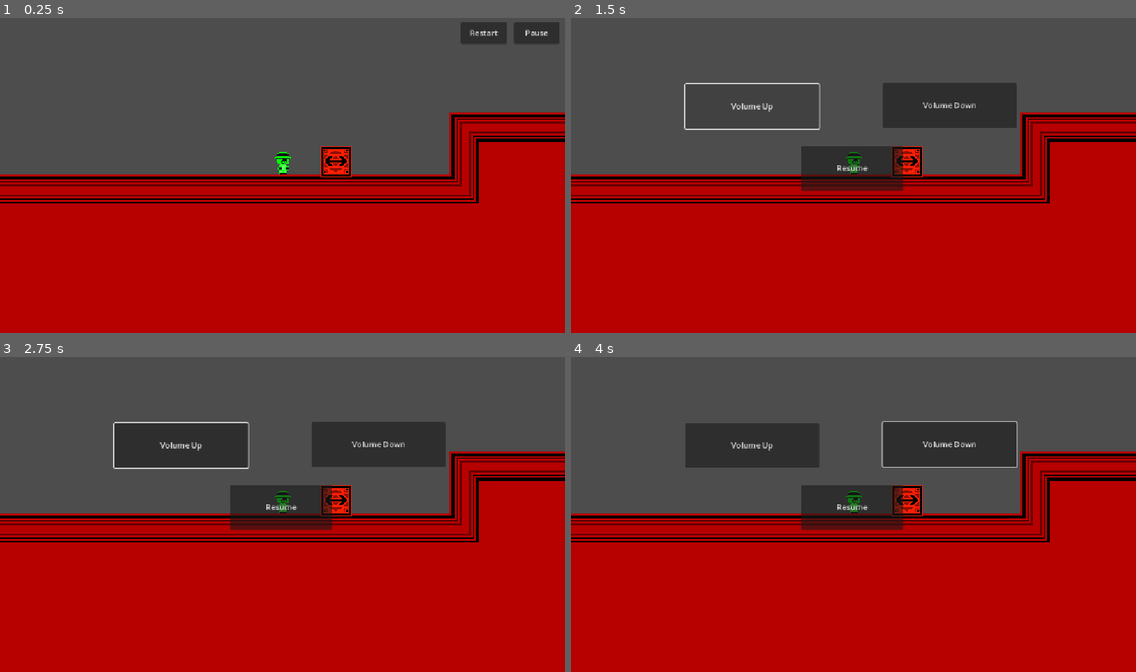
Above: before the commit, frames 1-4 (two rows, left to right).
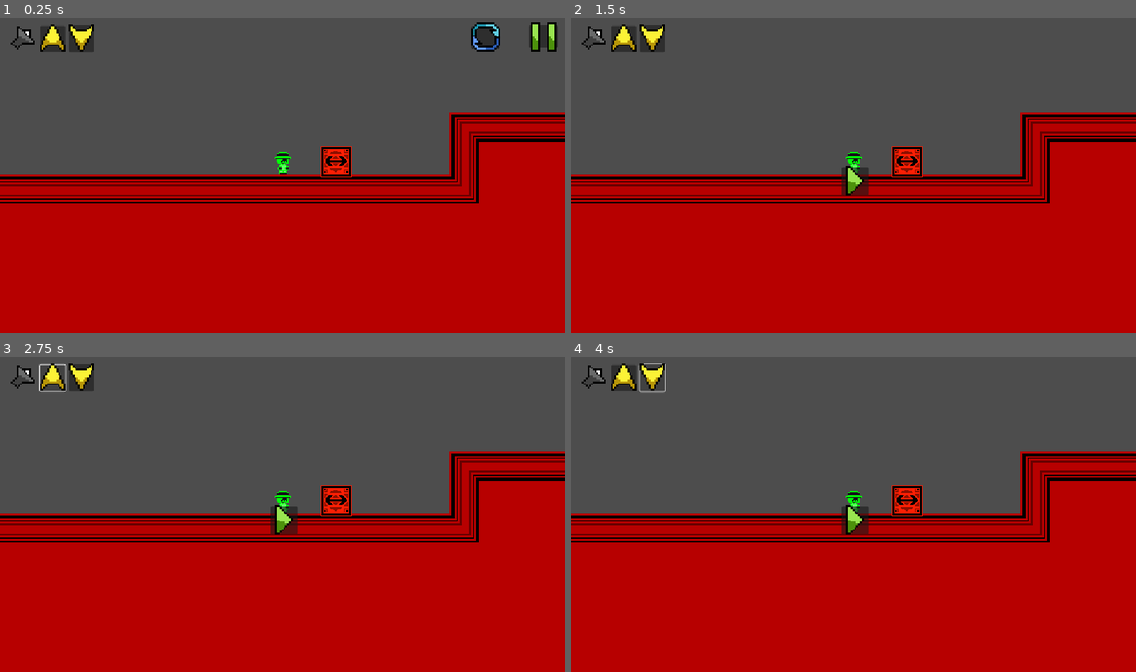
Above: after the commit, the same moments.

Repository: Plackett/LD57
Game: Godot game, scene res://scenes/level_0.tscn
Two runs of this game, one before a commit and one after it. Both use one fixed random seed, a clock stepped at 60 frames per second and the inputs below. Sound files missing from this copy of the repository are replaced by a short silence.
Inputs (mouse positions are in pixels of both pictures, inside the frame that each line leads up to; where the layout moved, square brackets give the same spot in the first picture):
- Up to frame 1 (0.25 s): no input
- Up to frame 2 (1.5 s): click (1113, 36) [1107, 33] at 0.5 s; click (751, 106) at 1.25 s, where only the run before the commit has a clickable "Volume Up"
- Up to frame 3 (2.75 s): click (50, 379) at 2.02 s
- Up to frame 4 (4 s): click (949, 445) at 2.75 s, where only the run before the commit has a clickable "Volume Down"; click (650, 379) at 3.52 s

The runs differ from the first frame. In frame 1, 1.9% of the frame differs, in the area x 1-99%, y 1-11%; in frame 2, 6.7%; in frame 3, 9.8%, in the area x 1-79%, y 2-57%; in frame 4, 9.8%.

Commit message:
added pause menu icons

Diff:
--- a/project.godot
+++ b/project.godot
@@ -10,7 +10,7 @@
 
 [application]
 
-config/name="The Tombs of Mysteria"
+config/name="The Tomb of Mysteria"
 config/version="1.0.0-ludumdare"
 run/main_scene="uid://kxd12jgduqgt"
 config/features=PackedStringArray("4.4", "GL Compatibility")
--- a/scenes/level_5.tscn
+++ b/scenes/level_5.tscn
@@ -17,10 +17,10 @@
 tile_map_data = PackedByteArray("AAACAP7/AAABAAAAAAADAP7/AAABAAAAAAAEAP7/AAABAAAAAAAFAP7/AAABAAAAAAAGAP7/AAABAAAAAAAHAP …(3408 unchanged characters)…
 
 [node name="Pushblock" parent="." instance=ExtResource("2_tbt7t")]
-position = Vector2(183, 184)
+position = Vector2(404, 118)
 
 [node name="Pushblock2" parent="." instance=ExtResource("2_tbt7t")]
-position = Vector2(257, 204)
+position = Vector2(447, 72)
 
 [node name="Pushblock3" parent="." instance=ExtResource("2_tbt7t")]
 position = Vector2(329, 130)
--- a/scenes/pausemenu.tscn
+++ b/scenes/pausemenu.tscn
@@ -1,10 +1,38 @@
-[gd_scene load_steps=3 format=3 uid="uid://cx8c26701m807"]
+[gd_scene load_steps=6 format=3 uid="uid://cx8c26701m807"]
 
 [ext_resource type="Script" uid="uid://ctbs7bjhu15fi" path="res://scripts/Toggle.gd" id="1_3otxd"]
 [ext_resource type="Script" uid="uid://b8io6nk66duag" path="res://scripts/die.gd" id="2_r33we"]
+[ext_resource type="Texture2D" uid="uid://c3irdkividj3w" path="res://assets/textures/ui.png" id="3_8ljkb"]
+
+[sub_resource type="TileSetAtlasSource" id="TileSetAtlasSource_vpyy4"]
+texture = ExtResource("3_8ljkb")
+0:0/0 = 0
+1:0/0 = 0
+2:0/0 = 0
+0:1/0 = 0
+1:1/0 = 0
+2:1/0 = 0
+
+[sub_resource type="TileSet" id="TileSet_eptsf"]
+sources/0 = SubResource("TileSetAtlasSource_vpyy4")
 
 [node name="Node2D" type="Node2D"]
 script = ExtResource("2_r33we")
+
+[node name="Button3" type="Button" parent="."]
+process_mode = 3
+offset_left = 85.0
+offset_top = 16.0
+offset_right = 136.0
+offset_bottom = 69.0
+
+[node name="Button4" type="Button" parent="."]
+process_mode = 3
+offset_left = 144.0
+offset_top = 15.0
+offset_right = 197.0
+offset_bottom = 71.0
+scale = Vector2(0.96, 0.971014)
 
 [node name="MenuBar" type="MenuBar" parent="."]
 offset_left = 788.0
@@ -14,22 +42,27 @@
 
 [node name="Button" type="Button" parent="MenuBar" node_paths=PackedStringArray("menu", "menu2")]
 layout_mode = 0
-offset_left = 263.0
-offset_top = 9.0
-offset_right = 356.0
-offset_bottom = 54.0
-text = "Pause"
+offset_left = 293.0
+offset_top = 16.0
+offset_right = 353.0
+offset_bottom = 61.0
 script = ExtResource("1_3otxd")
 menu = NodePath("..")
 menu2 = NodePath("../../MenuBar2")
 
 [node name="Button2" type="Button" parent="MenuBar"]
 layout_mode = 0
-offset_left = 155.0
-offset_top = 9.0
-offset_right = 249.0
-offset_bottom = 54.0
-text = "Restart"
+offset_left = 176.0
+offset_top = 18.0
+offset_right = 234.0
+offset_bottom = 63.0
+
+[node name="TileMapLayer" type="TileMapLayer" parent="MenuBar"]
+texture_filter = 1
+position = Vector2(-766, 10)
+scale = Vector2(3.68, 3.68)
+tile_map_data = PackedByteArray(0, 0, 18, 0, 0, 0, 0, 0, 1, 0, 1, 0, 0, 0, 16, 0, 0, 0, 0, 0, 2, 0, 0, 0, 0, 0, 0, 0, 0, 0, 0, 0, 1, 0, 0, 0, 0, 0, 1, 0, 0, 0, 0, 0, 0, 0, 0, 0, 0, 0, 2, 0, 0, 0, 0, 0, 0, 0, 1, 0, 0, 0)
+tile_set = SubResource("TileSet_eptsf")
 
 [node name="MenuBar2" type="MenuBar" parent="."]
 process_mode = 2
@@ -39,27 +72,19 @@
 offset_right = 909.0
 offset_bottom = 454.0
 
-[node name="Button" type="Button" parent="MenuBar2"]
-layout_mode = 0
-offset_right = 273.0
-offset_bottom = 91.0
-text = "Volume Up"
-
-[node name="Button2" type="Button" parent="MenuBar2"]
-layout_mode = 0
-offset_left = 403.0
-offset_top = -2.0
-offset_right = 676.0
-offset_bottom = 89.0
-text = "Volume Down"
-
 [node name="Button3" type="Button" parent="MenuBar2"]
 layout_mode = 0
-offset_left = 236.0
-offset_top = 126.0
-offset_right = 444.0
-offset_bottom = 218.0
-text = "Resume"
+offset_left = 319.0
+offset_top = 170.0
+offset_right = 374.0
+offset_bottom = 226.0
+
+[node name="TileMapLayer2" type="TileMapLayer" parent="MenuBar2"]
+texture_filter = 1
+position = Vector2(-214, -126)
+scale = Vector2(3.68, 3.68)
+tile_map_data = PackedByteArray(0, 0, 9, 0, 5, 0, 0, 0, 2, 0, 1, 0, 0, 0, 1, 0, 0, 0, 0, 0, 0, 0, 0, 0, 0, 0, 2, 0, 0, 0, 0, 0, 0, 0, 1, 0, 0, 0, 0, 0, 0, 0, 0, 0, 1, 0, 0, 0, 0, 0)
+tile_set = SubResource("TileSet_eptsf")
 
 [connection signal="pressed" from="MenuBar/Button" to="MenuBar/Button" method="_on_pressed"]
 [connection signal="pressed" from="MenuBar/Button2" to="." method="_on_button_2_pressed"]
--- a/scripts/player.gd
+++ b/scripts/player.gd
@@ -83,4 +83,6 @@
 		die()
 
 func die():
+	up_direction = Vector2.UP
+	PhysicsServer2D.area_set_param(get_viewport().find_world_2d().space, PhysicsServer2D.AREA_PARAM_GRAVITY_VECTOR, Vector2.DOWN)
 	get_tree().reload_current_scene()
Binary file added: assets/textures/ui.png
Not shown, added: assets/textures/ui.png.import
